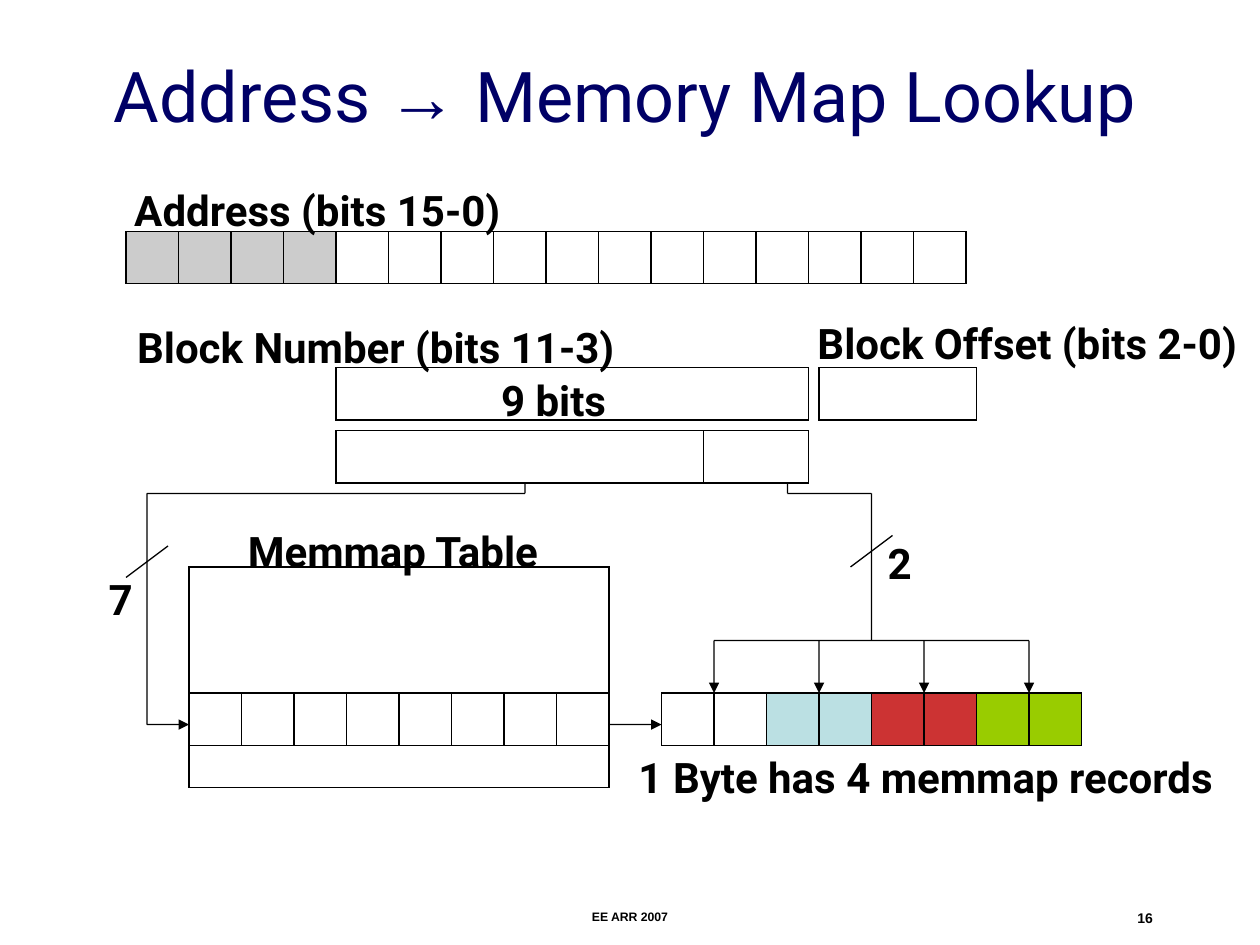
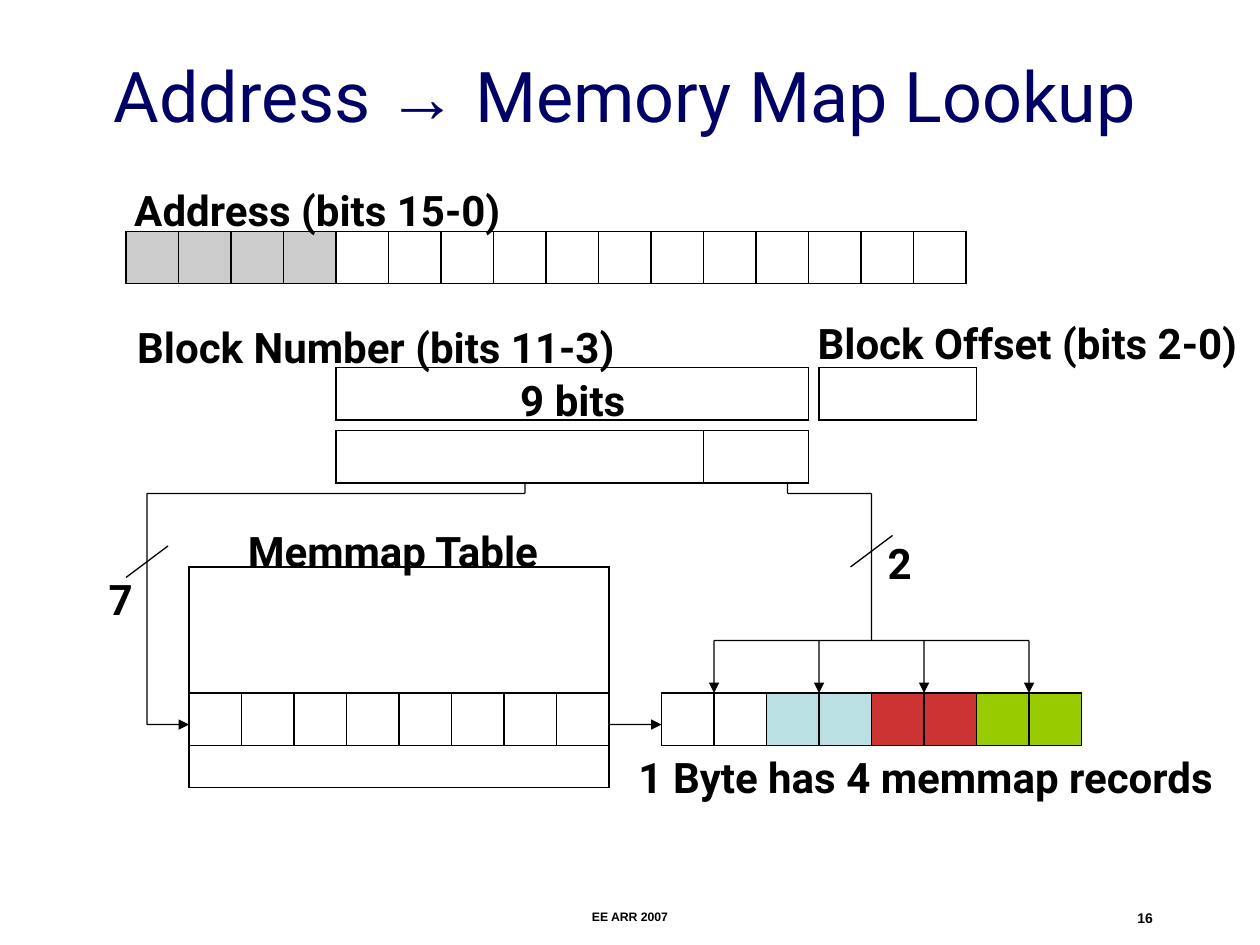
Before and after one commit to nesl/umpu, a slide deck: slide 16 of docs/ee-arr-2007/ee-arr.ppt. Drawn at 1260x945 pixels with LibreOffice and Linux fonts; fonts in the diff are those of the drawing. Boxes give left, top, right and bottom in pixels: in the first picture for what was removed or moved away, otherwise in the second. Text is boxed around its words. In the diff, an @@ line names an element or a change of style, - is before the commit and + after.

```diff
--- a/docs/ee-arr-2007/ee-arr.ppt
+++ b/docs/ee-arr-2007/ee-arr.ppt
@@ text "9 bits": place and size @@
-text "9 bits" at (501,384,607,421)
+text "9 bits" at (520,384,626,421)
```
Also in this commit, not shown: 20 other slides changed, 2 other files.
